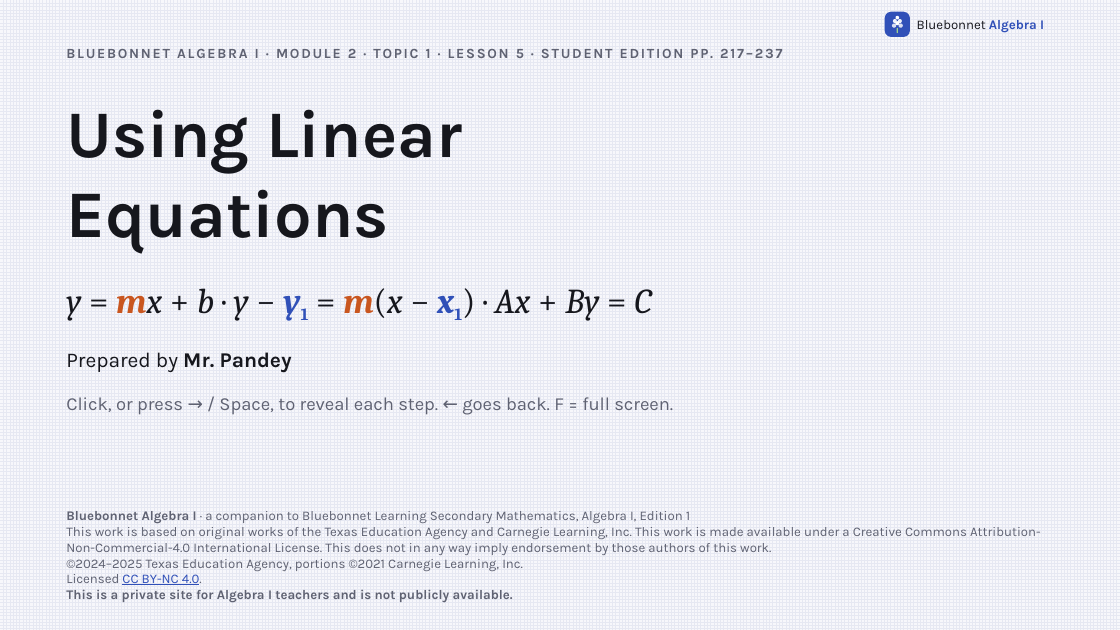
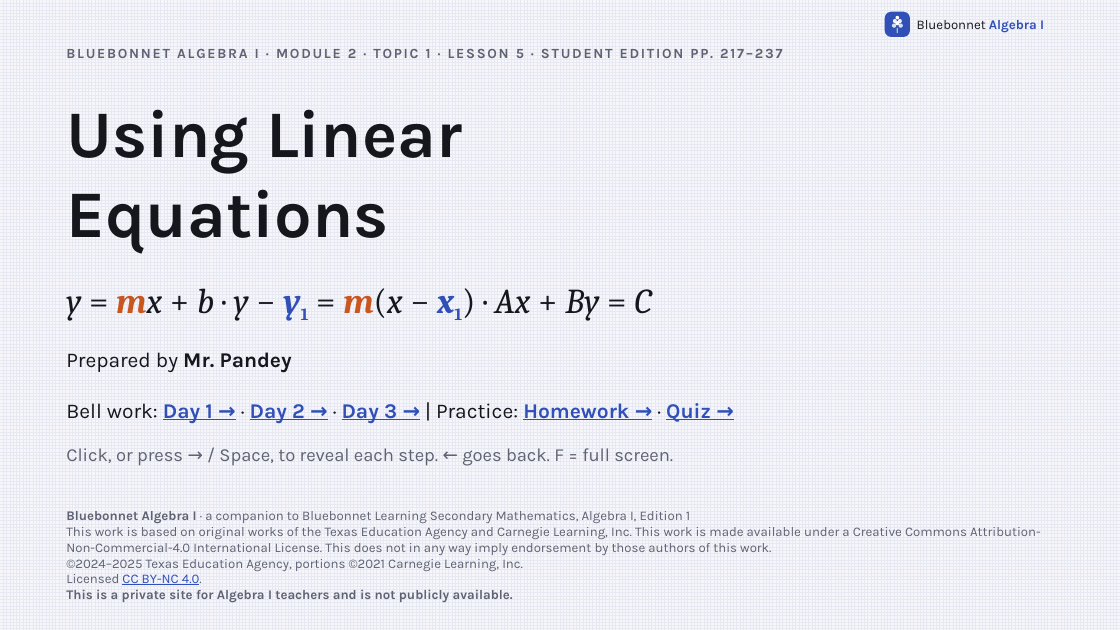
Before and after one commit to Apolloat2022/Algebra1M2U1L4, a slide deck: slide 1 of using-linear-equations-lesson5.pptx. Drawn at 1120x630 pixels with LibreOffice and Linux fonts; fonts in the diff are those of the drawing. Boxes give left, top, right and bottom in pixels: in the first picture for what was removed or moved away, otherwise in the second. Text is boxed around its words. In the diff, an @@ line names an element or a change of style, - is before the commit and + after.

```diff
--- a/using-linear-equations-lesson5.pptx
+++ b/using-linear-equations-lesson5.pptx
@@ text added at (x1=66, y1=403, x2=711, y2=423), 18 pt, text #3050B8, bold, underline @@
+Bell work: Day 1 → · Day 2 → · Day 3 → | Practice: Homework → · Quiz →
@@ text "Click, or press → / ..." moved from (x1=66, y1=397, x2=673, y2=415) to (x1=66, y1=448, x2=673, y2=466) @@
```
Also in this commit, not shown: 1 slide added, 6 other files.
